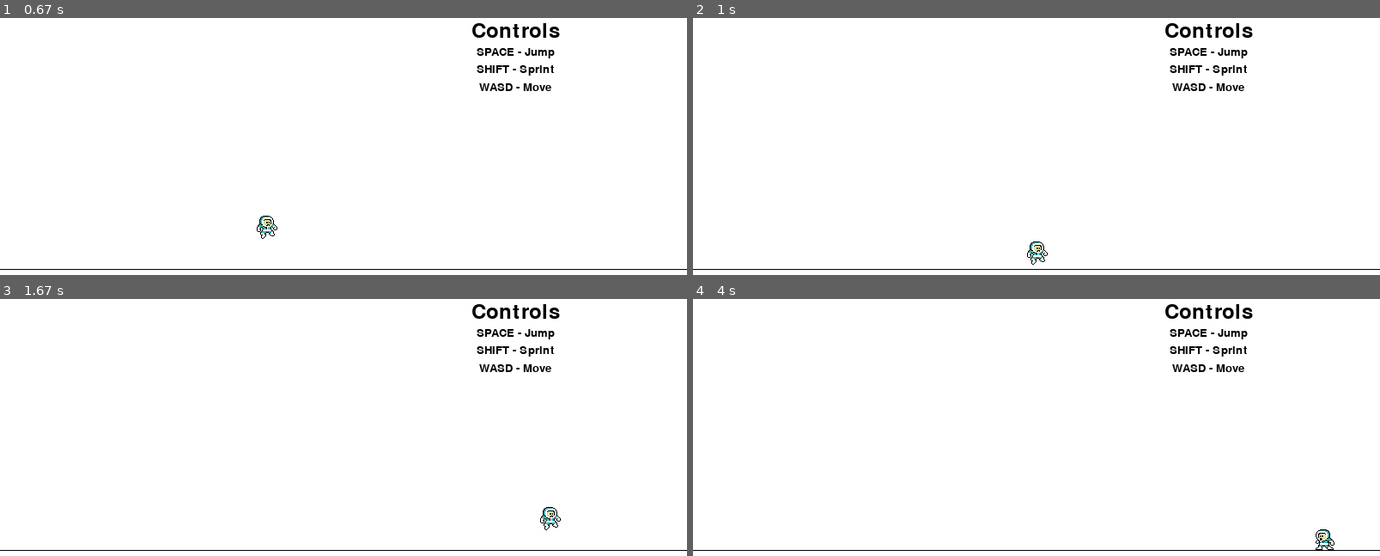
Above: before the commit, frames 1-4 (two rows, left to right).
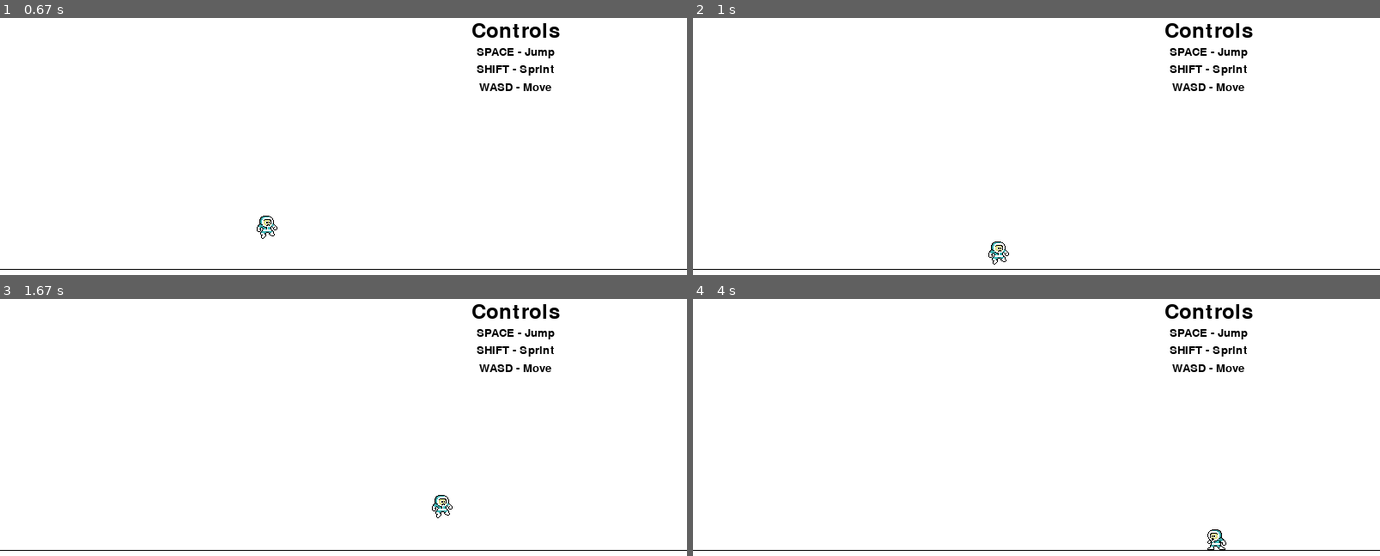
Above: after the commit, the same moments.

Repository: hortonew/2dfighter
Game: pygame game, started from main.py
Same seed, same stepped clock (60 frames per second), same inputs: the game is played once before the commit and once after it. The source is Python 2; it was converted automatically to run under Python 3.
Inputs (mouse positions are in pixels of both pictures, inside the frame that each line leads up to):
- Up to frame 1 (0.67 s): hold Space from 0.33 s (still down); hold D from 0.33 s (still down); move the mouse to (316, 269) at 0.37 s
- Up to frame 2 (1 s): release Space at 0.8 s; release D at 0.8 s; hold R from 0.83 s (still down); hold D from 0.83 s (still down); move the mouse to (1256, 231) at 0.87 s; tap Space at 0.9 s
- Up to frame 3 (1.67 s): tap Space at 1.2, 1.4 s; release R at 1.3 s; release D at 1.3 s; hold Shift from 1.33 s (still down); hold D from 1.33 s (still down)
- Up to frame 4 (4 s): tap Space at 1.7, 1.9, 2.2, 2.4, 2.7, 2.9, 3.2, 3.47, 3.8 s; release Shift at 1.8 s; release D at 1.8 s; hold D 1.83-2.3 s; hold D 2.33-2.8 s; hold A 2.83-3.37 s; hold S 3.4-3.7 s; hold A from 3.73 s (still down)

Frame 1 is identical in both runs. In frame 2, 0.2% of the frame differs, in the area x 43-52%, y 86-96%; in frame 3, 0.2%; in frame 4, 0.2%.

Commit message:
No movement with blocking or ducking

Diff:
--- a/classes/player.py
+++ b/classes/player.py
@@ -24,6 +24,7 @@
 
 		self.isJumping = False
 		self.isDucking = False
+		self.isBlocking = False
 
 		#acceleration of player in upward direction
 		self.vSpeed = 0
--- a/main.py
+++ b/main.py
@@ -49,44 +49,48 @@
 
 		#update speed how to
 		#[speed], SpriteImage, 1 if x flip, 1 if y flip
-
-		if key == K_s:
-			#stand up
-			self.p1.isDucking = False
-			self.p1.updateSpeed([0, 0], -1, 0, 0)
+		if not self.p1.isBlocking:
+			if key == K_s:
+				#stand up
+				self.p1.isDucking = False
+				self.p1.updateSpeed([0, 0], -1, 0, 0)
 		if not self.p1.isDucking:
 			if key == K_LSHIFT:
 				#normal speed
 				self.p1.x_speed = self.p1.starting_x_speed
 			elif key == K_r:
 				#block
+				self.p1.isBlocking = False
 				self.p1.updateSpeed([0, 0], -1, 0, 0)
 
 	def keyDown(self, key):
 		#update speed how to
 		#[speed], SpriteImage, 1 if x flip, 1 if y flip
 		if not self.p1.isDucking:
-			if key == K_a:
-				#move left
-				self.p1.updateSpeed([-self.p1.x_speed, 0], 0, 1, 0)
-			elif key == K_d:
-				#move right
-				self.p1.updateSpeed([self.p1.x_speed, 0], 0, 0, 0)
-			elif key == K_LSHIFT:
-				#sprint
-				self.p1.x_speed = 15
-			elif key == K_r:
+			if not self.p1.isBlocking:
+				if key == K_a:
+					#move left
+					self.p1.updateSpeed([-self.p1.x_speed, 0], 0, 1, 0)
+				elif key == K_d:
+					#move right
+					self.p1.updateSpeed([self.p1.x_speed, 0], 0, 0, 0)
+				elif key == K_LSHIFT:
+					#sprint
+					self.p1.x_speed = 15
+			if key == K_r:
 				#block
+				self.p1.isBlocking = True
 				self.p1.updateSpeed([0, 0], 4, 0, 0)
-		if key == K_s:
-			#duck
-			self.p1.isDucking = True
-			self.p1.updateSpeed([0, 0], 3, 0, 0)
-		elif key == K_SPACE:
-			#jump
-			if self.p1.isJumping != True:
-				self.p1.vSpeed = -self.p1.jumpForce
-				self.p1.isJumping = True
+		if not self.p1.isBlocking:
+			if key == K_s:
+				#duck
+				self.p1.isDucking = True
+				self.p1.updateSpeed([0, 0], 3, 0, 0)
+			elif key == K_SPACE:
+				#jump
+				if self.p1.isJumping != True:
+					self.p1.vSpeed = -self.p1.jumpForce
+					self.p1.isJumping = True
 
 	def mouseUp(self, button, pos):
 		pass
